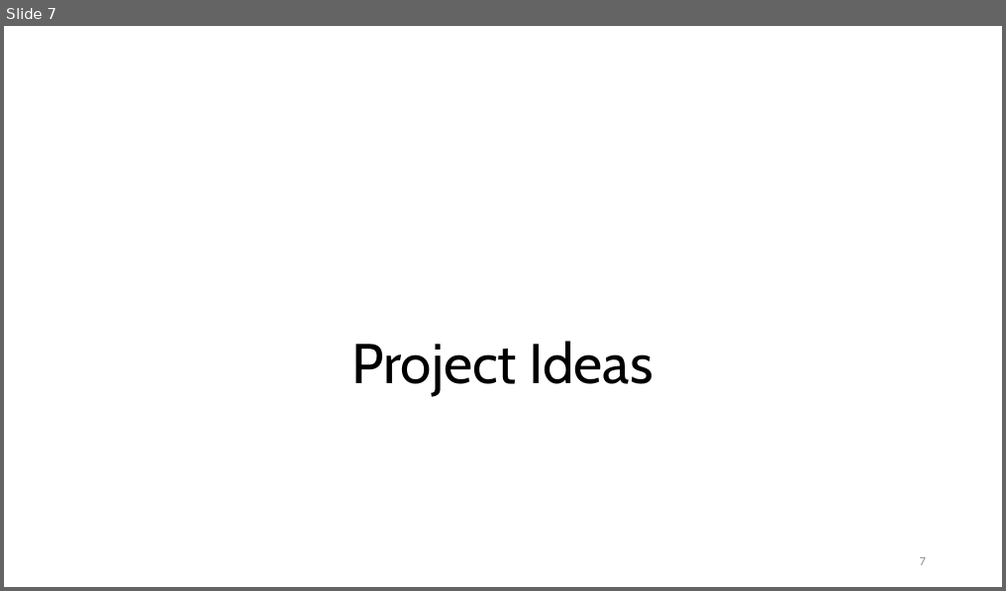
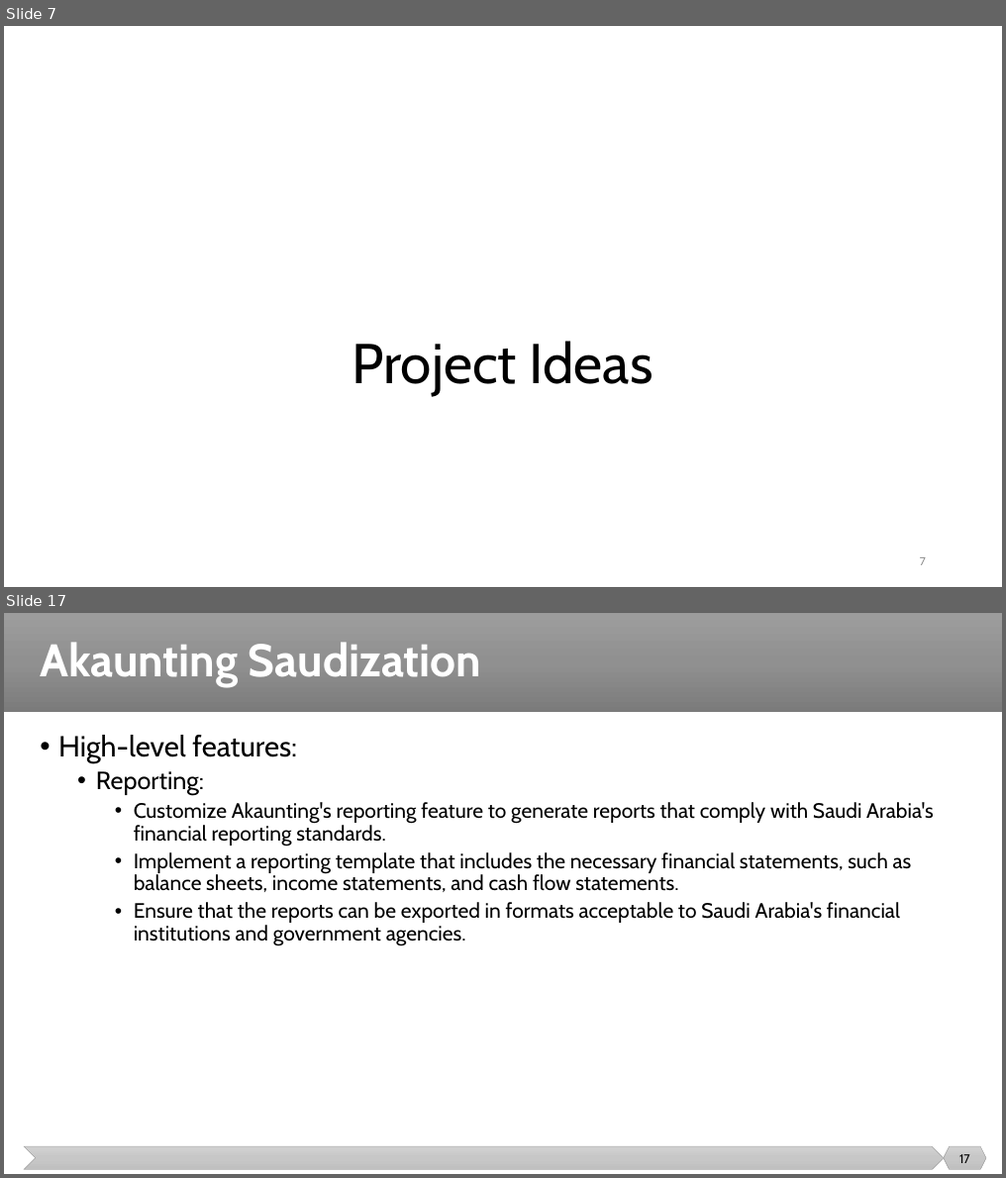
Before and after one commit to malenezi/malenezi, a slide deck: SE499/Lectures/2/Projects.pptx. Shown one above the other, each under a label of ours: slide 7 before the commit, slides 7 and 17 after it; the slides between them are not shown. The pictures are 1006x591 and 1006x1178 pixels, drawn with LibreOffice and Linux fonts; fonts in the diff are those of the drawing. Boxes give left, top, right and bottom in pixels: in the first picture for what was removed or moved away, otherwise in the second. Text is boxed around its words. In the diff, an @@ line names an element or a change of style, - is before the commit and + after.

```diff
--- a/SE499/Lectures/2/Projects.pptx
+++ b/SE499/Lectures/2/Projects.pptx
@@ slide 17 added at [4,613,1002,1174], background #FFFFFF @@
@@ rectangle added at [4,613,1002,712], fill gradient #9D9D9D to #909090 to #7C7C7C @@
@@ title added at [40,642,481,687], 44 pt, text #FFFFFF, bold @@
+Akaunting Saudization
@@ text added at [58,735,934,947], 20 pt, text #000000 @@
+• High-level features:
+  • Reporting:
+    • Customize Akaunting's reporting feature to generate reports that comply with Saudi Arabia's financial reporting standards.
+    • Implement a reporting template that includes the necessary financial statements, such as balance sheets, income statements, and cash flow statements.
+    • Ensure that the reports can be exported in formats acceptable to Saudi Arabia's financial institutions and government agencies.
@@ chevron added at [24,1147,944,1170], fill gradient #D2D2D2 to #C8C8C8 to #C0C0C0, outline #A5A5A5 0.5 pt @@
@@ hexagon added at [944,1147,986,1170], fill gradient #D2D2D2 to #C8C8C8 to #C0C0C0, outline #A5A5A5 0.5 pt @@
@@ page number added at [959,1155,970,1163], 12 pt, text #000000 @@
+17
```
Also in this commit, not shown: 10 slides changed, 13 other slides added, 6 slides removed.
